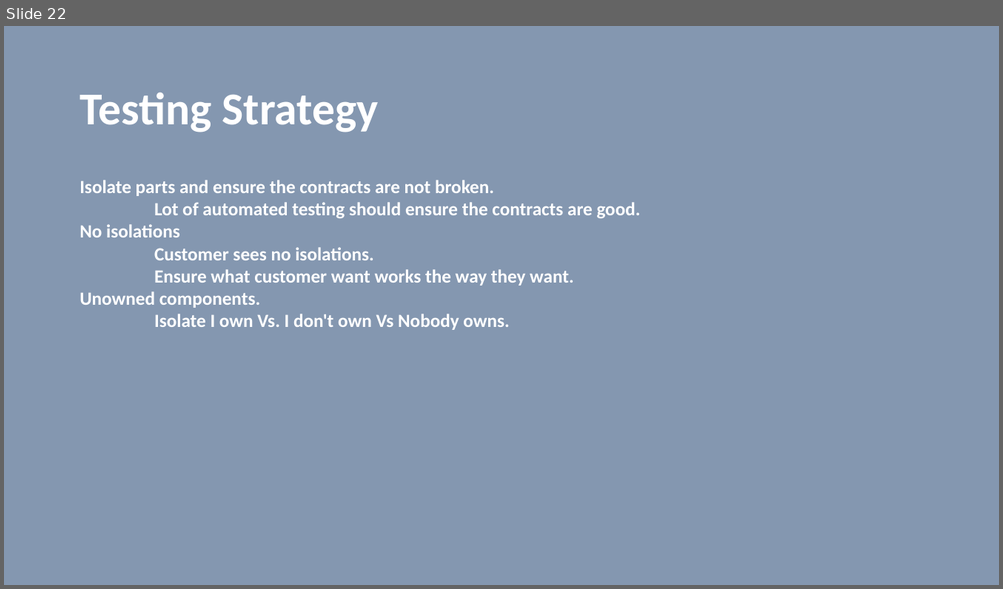
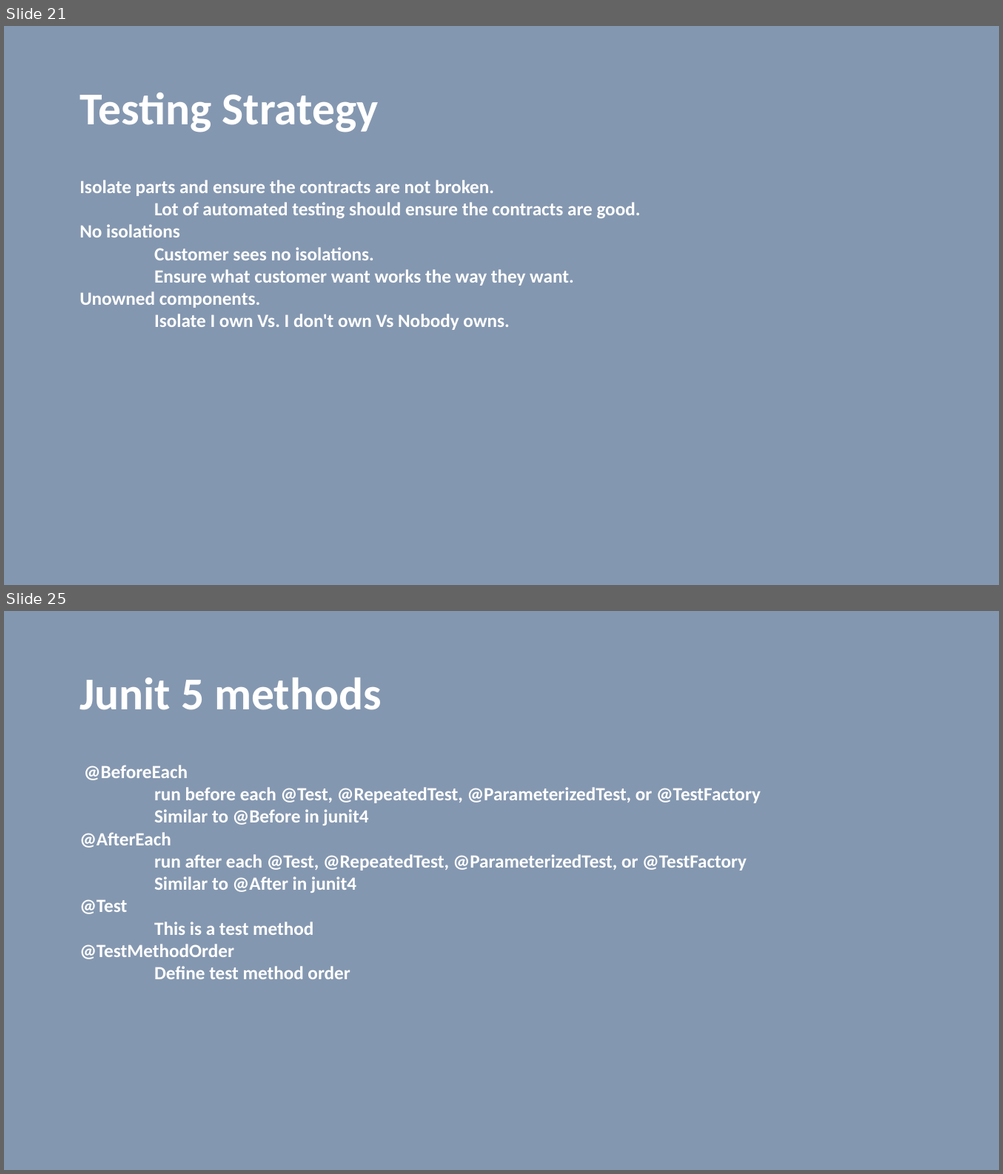
Before and after one commit to vilasvarghese/microservices, a slide deck: training/day3/Day3.pptx. Shown one above the other, each under a label of ours: slide 22 before the commit, slides 21 and 25 after it; the slides between them are not shown. The pictures are 1003x589 and 1003x1174 pixels, drawn with LibreOffice and Linux fonts; fonts in the diff are those of the drawing. Boxes give left, top, right and bottom in pixels: in the first picture for what was removed or moved away, otherwise in the second. Text is boxed around its words. In the diff, an @@ line names an element or a change of style, - is before the commit and + after.

```diff
--- a/training/day3/Day3.pptx
+++ b/training/day3/Day3.pptx
@@ slide 25 added at <box>4,611,999,1170</box>, background #8497B0 @@
@@ title added at <box>79,678,381,710</box>, 44 pt, text #FFFFFF, bold @@
+Junit 5 methods
@@ text added at <box>79,765,760,980</box>, 18 pt, text #FFFFFF, bold @@
+@BeforeEach
+run before each @Test, @RepeatedTest, @ParameterizedTest, or @TestFactory
+Similar to @Before in junit4
+@AfterEach
+run after each @Test, @RepeatedTest, @ParameterizedTest, or @TestFactory
+Similar to @After in junit4
+@Test
+This is a test method
+@TestMethodOrder
+Define test method order
@@ what was slide 22 is now slide 21 @@
```
Also in this commit, not shown: 4 slides changed, 6 other slides added, 1 slide removed, 1 other file.
